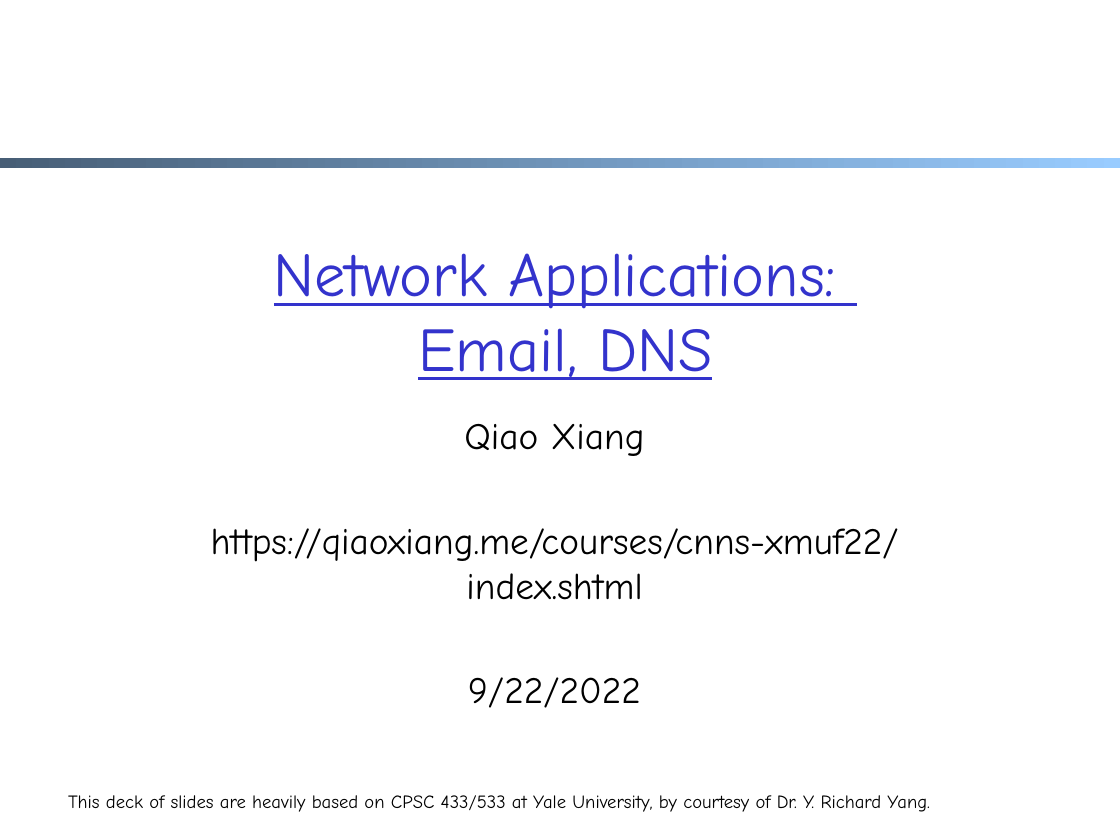
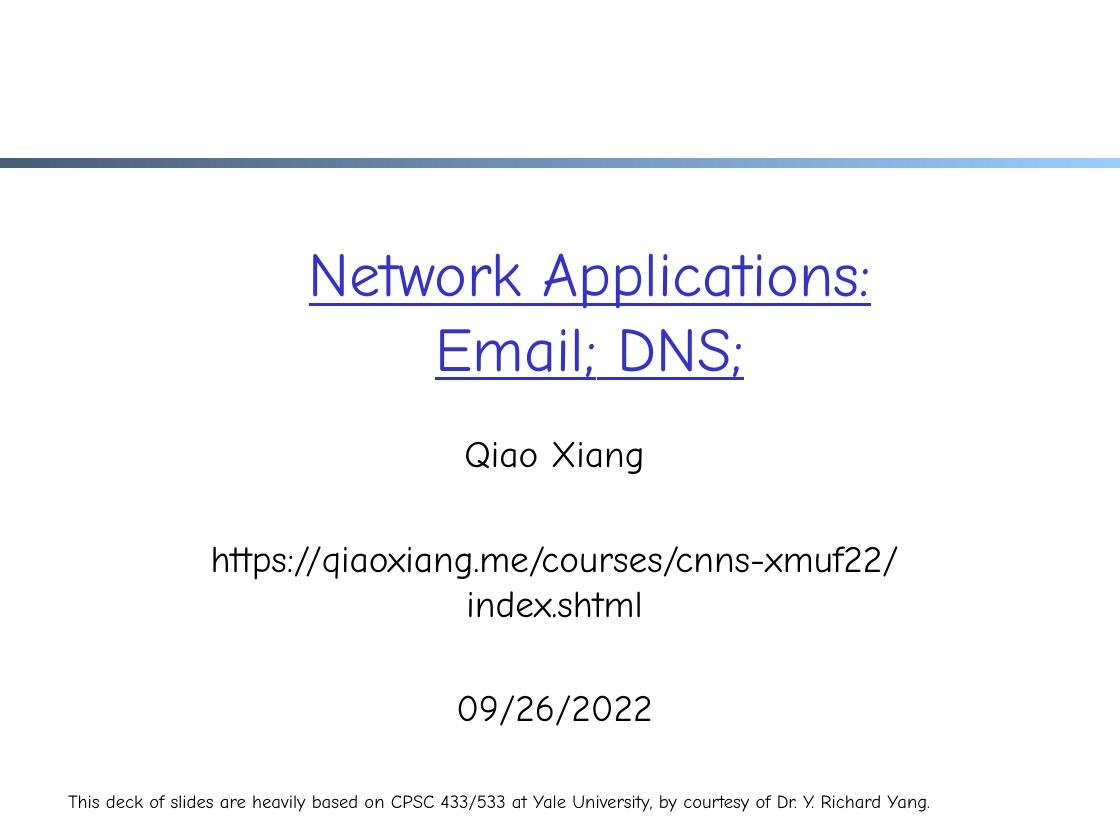
Before and after one commit to xiangq27/xiangq27.github.io, a slide deck: slide 1 of courses/cnns-xmuf22/files/lectures/application-email-dns.pptx. Drawn at 1120x840 pixels with LibreOffice and Linux fonts; fonts in the diff are those of the drawing. Boxes give left, top, right and bottom in pixels: in the first picture for what was removed or moved away, otherwise in the second. Text is boxed around its words. In the diff, an @@ line names an element or a change of style, - is before the commit and + after.

```diff
--- a/courses/cnns-xmuf22/files/lectures/application-email-dns.pptx
+++ b/courses/cnns-xmuf22/files/lectures/application-email-dns.pptx
@@ title at bbox=[309, 253, 871, 380]: text changed @@
-Network Applications:
-Email, DNS
+Network Applications:
+Email; DNS;
@@ text "Qiao Xiang": place and size @@
-text "Qiao Xiang" at bbox=[211, 424, 899, 708]
+text "Qiao Xiang" at bbox=[211, 442, 899, 726]
@@ text at bbox=[456, 695, 652, 726]: text changed @@
-9/22/2022
+09/26/2022
```
Also in this commit, not shown: 6 other slides changed, 36 slides added, 30 slides removed, 5 other files.
